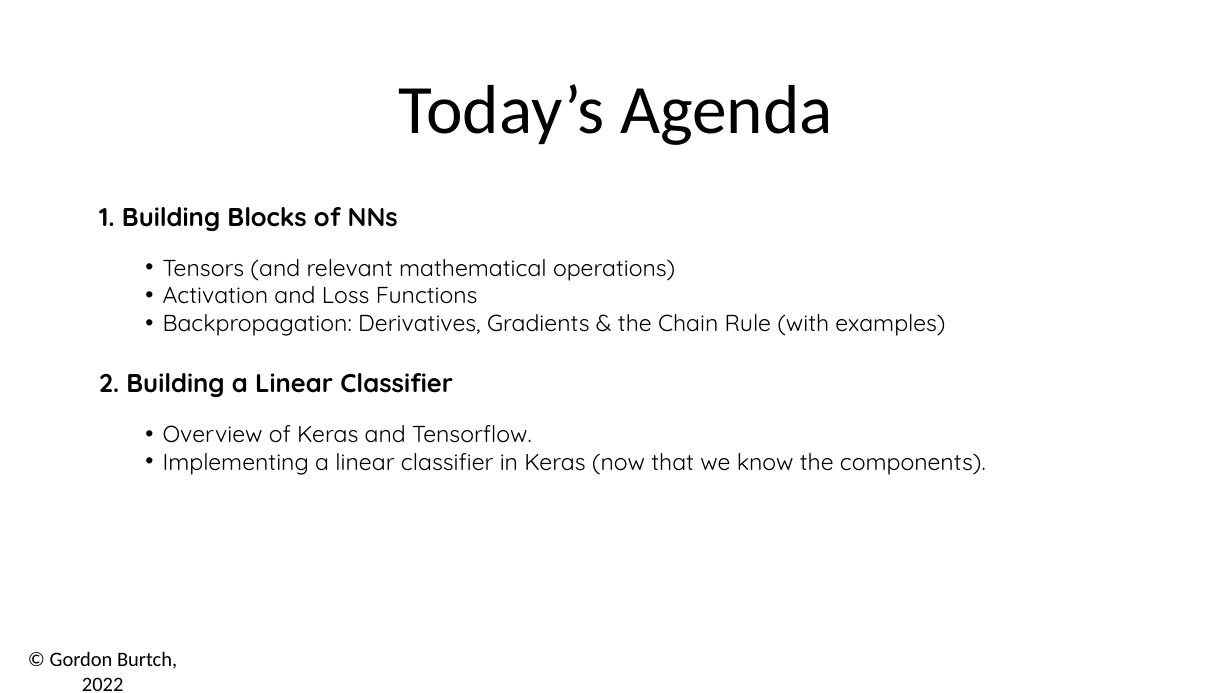
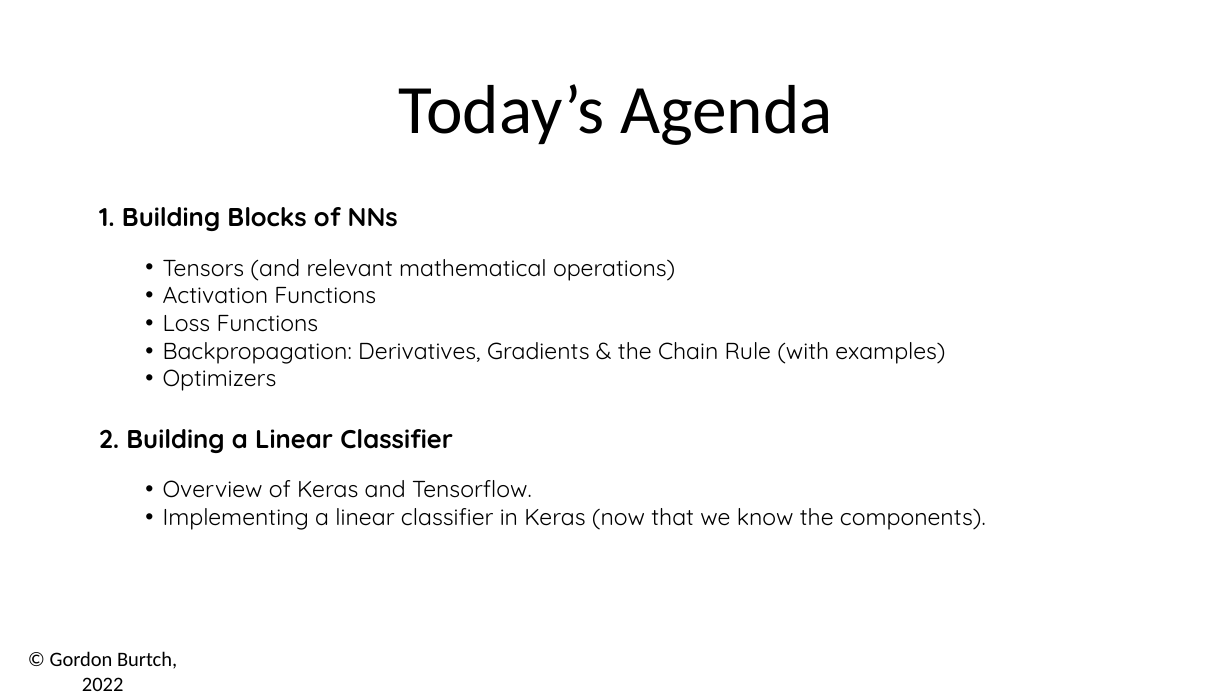
Before and after one commit to zizgao/BA865-2022, a slide deck: slide 2 of Week 2/02 - Math & Keras.pptx. Drawn at 1232x693 pixels with LibreOffice and Linux fonts; fonts in the diff are those of the drawing. Boxes give left, top, right and bottom in pixels: in the first picture for what was removed or moved away, otherwise in the second. Text is boxed around its words. In the diff, an @@ line names an element or a change of style, - is before the commit and + after.

```diff
--- a/Week 2/02 - Math & Keras.pptx
+++ b/Week 2/02 - Math & Keras.pptx
@@ text at (163, 280, 376, 332): text changed @@
-  • Activation and Loss Functions
+  • Activation Functions
+  • Loss Functions
@@ text at (163, 363, 277, 391): paragraph added @@
+  • Optimizers
```
Also in this commit, not shown: 1 other slide changed, 9 slides added, 5 other files.
